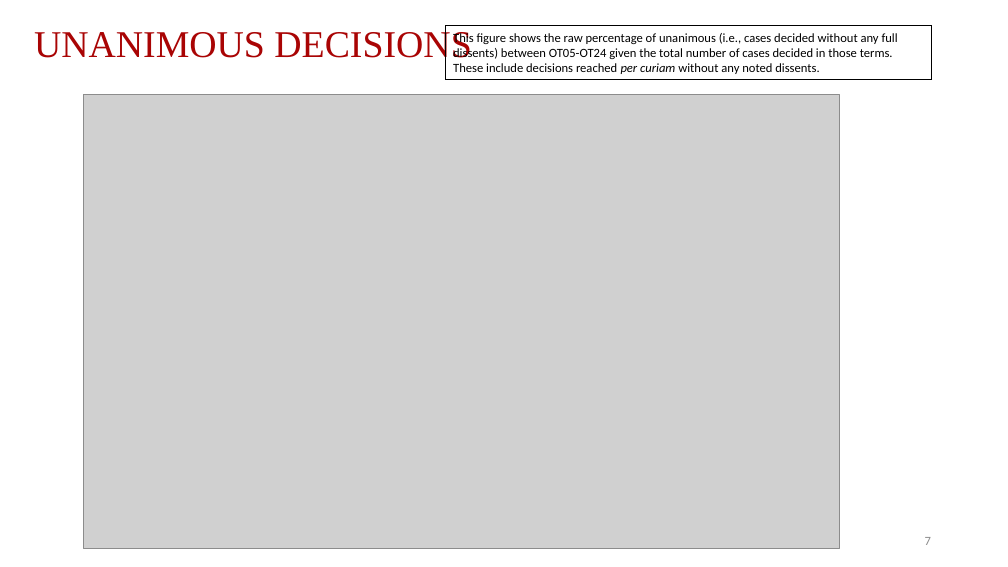
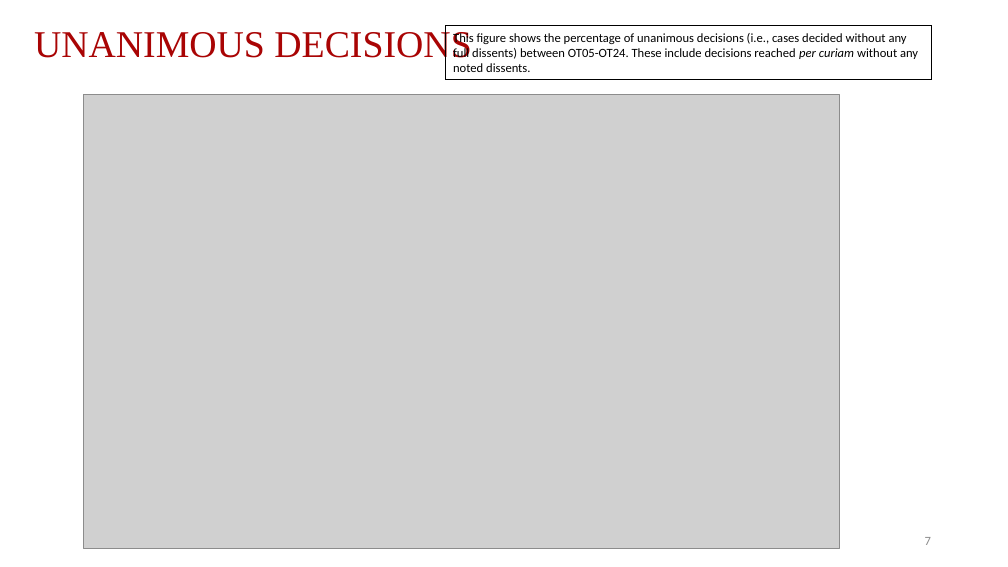
Before and after one commit to JakeTruscott/scotuswatch, a slide deck: slide 7 of Stat Reviews/OT24_StatReview/compilation/SCOTUSBlog/statpack_OT24.pptx. Drawn at 1008x567 pixels with LibreOffice and Linux fonts; fonts in the diff are those of the drawing; grey boxes stand for pictures. Boxes give left, top, right and bottom in pixels: in the first picture for what was removed or moved away, otherwise in the second. Text is boxed around its words. In the diff, an @@ line names an element or a change of style, - is before the commit and + after.

```diff
--- a/Stat Reviews/OT24_StatReview/compilation/SCOTUSBlog/statpack_OT24.pptx
+++ b/Stat Reviews/OT24_StatReview/compilation/SCOTUSBlog/statpack_OT24.pptx
@@ text in rectangle at <box>453,31,918,72</box>: text changed @@
-This figure shows the raw percentage of unanimous (i.e., cases decided without any full dissents) between OT05-OT24 given the total number of cases decided in those terms. These include decisions reached per curiam without any noted dissents.
+This figure shows the percentage of unanimous decisions (i.e., cases decided without any full dissents) between OT05-OT24. These include decisions reached per curiam without any noted dissents.
```
Also in this commit, not shown: 6 other slides changed, 1 slide added, 13 other files.
